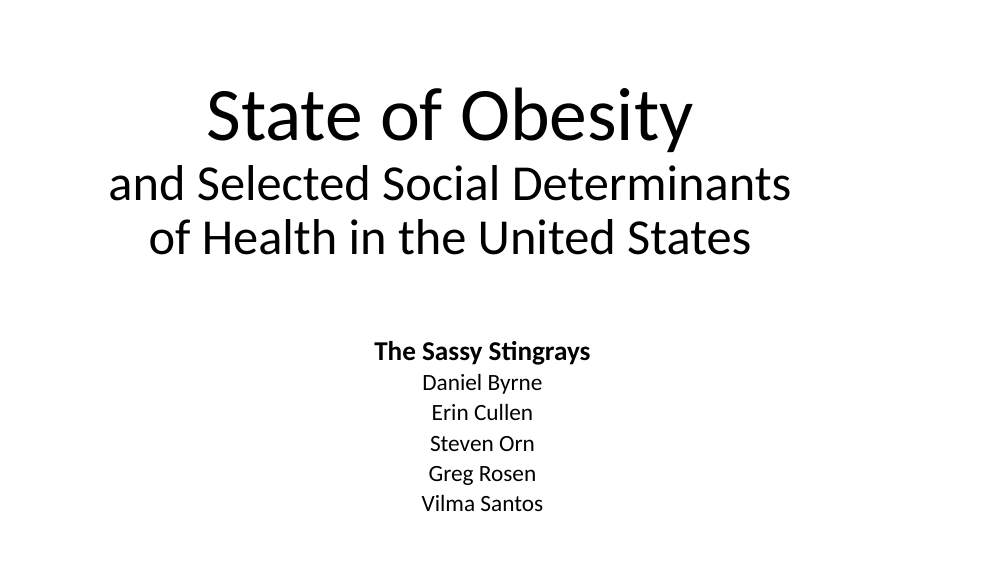
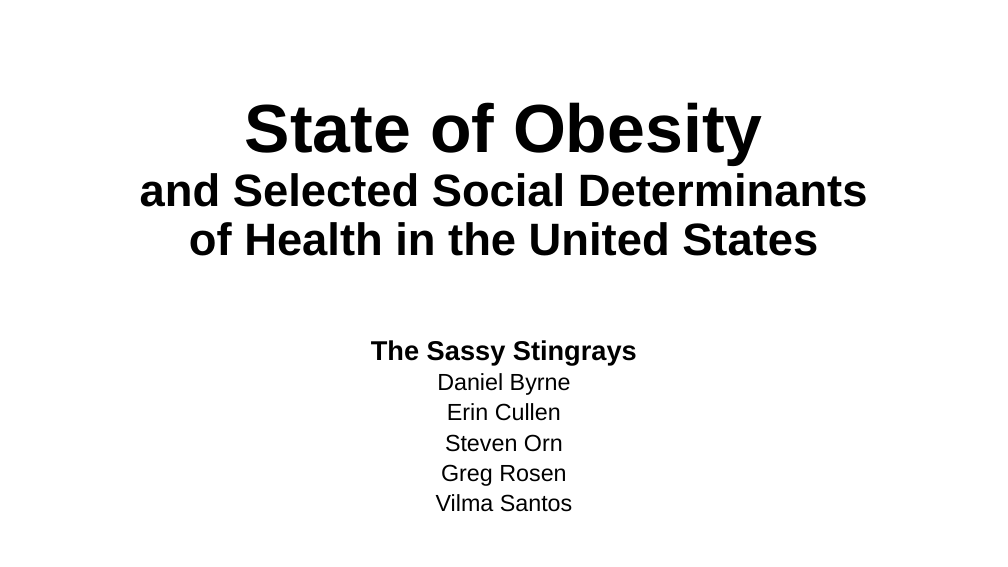
Before and after one commit to erincullen5/project_two, a slide deck: slide 1 of Sassy Stingrays.pptx. Drawn at 1008x567 pixels with LibreOffice and Linux fonts; fonts in the diff are those of the drawing; background and template pictures are left out. Boxes give left, top, right and bottom in pixels: in the first picture for what was removed or moved away, otherwise in the second. Text is boxed around its words. In the diff, an @@ line names an element or a change of style, - is before the commit and + after.

```diff
--- a/Sassy Stingrays.pptx
+++ b/Sassy Stingrays.pptx
@@ title "State of Obesity and Selected ...": place and size @@
-title "State of Obesity and Selected ..." at <box>108,87,792,255</box>
+title "State of Obesity and Selected ..." at <box>140,102,868,256</box>
@@ title "State of Obesity and Selected ..." at <box>140,102,868,256</box>: size 72 to 64.8 pt in "State of Obesity"; size 48 to 43.2 pt in "and Selected Social Determinants of Health in ..."; font Calibri to Arial, bold on @@
@@ subtitle "The Sassy Stingrays" at <box>371,340,637,512</box>: font Calibri to Arial @@
```
Also in this commit, not shown: 1 other slide changed, 5 slides added, 1 other file.
